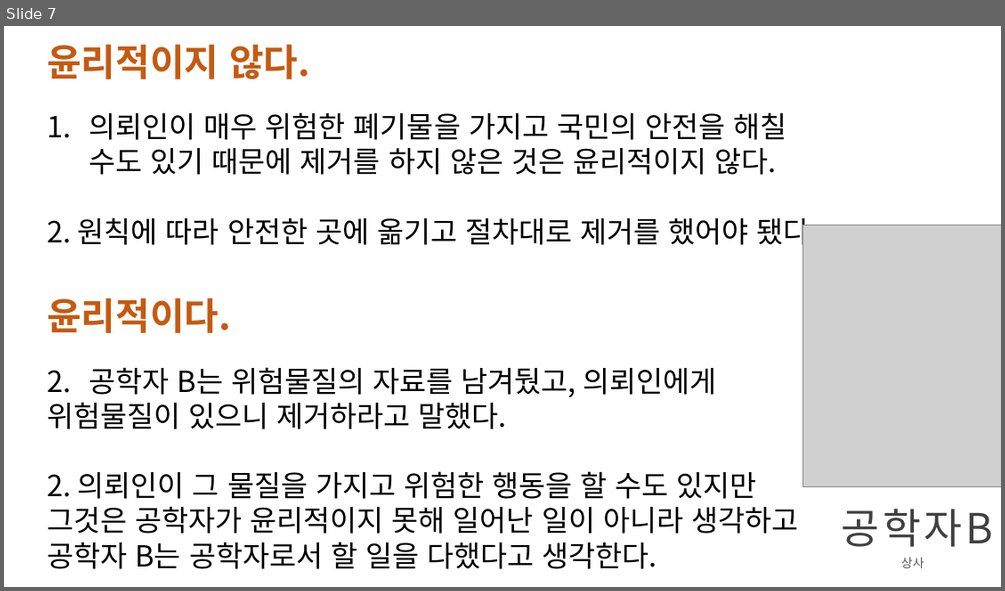
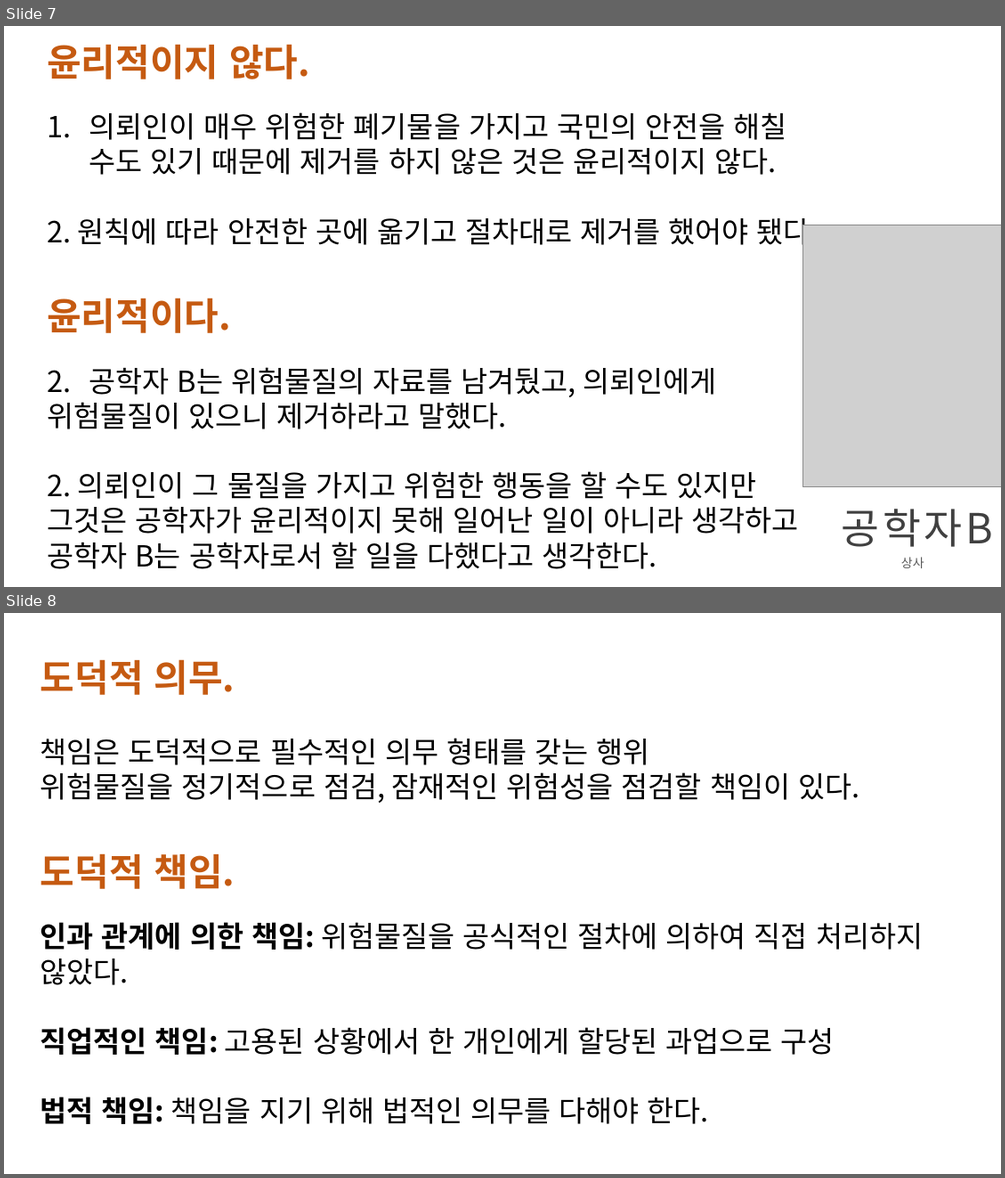
Before and after one commit to kmu-cs-rascar-2018/class-04-WooJeongHeon, a slide deck: 3차과제_1조(이겼조)_[사례8]공학자의 윤리적 의무_20181640안세홍, 20181644우정헌.pptx. Shown one above the other, each under a label of ours: slide 7 before the commit, slides 7 and 8 after it. The pictures are 1005x591 and 1005x1178 pixels, drawn with LibreOffice and Linux fonts; fonts in the diff are those of the drawing; grey boxes stand for pictures. Boxes give left, top, right and bottom in pixels: in the first picture for what was removed or moved away, otherwise in the second. Text is boxed around its words. In the diff, an @@ line names an element or a change of style, - is before the commit and + after.

```diff
--- a/3차과제_1조(이겼조)_[사례8]공학자의 윤리적 의무_20181640안세홍, 20181644우정헌.pptx
+++ b/3차과제_1조(이겼조)_[사례8]공학자의 윤리적 의무_20181640안세홍, 20181644우정헌.pptx
@@ slide 8 added at [4,613,1001,1174], background #FFFFFF @@
@@ text added at [40,659,922,1124], 28 pt, text #000000 @@
+도덕적 의무.
+책임은 도덕적으로 필수적인 의무 형태를 갖는 행위
+위험물질을 정기적으로 점검, 잠재적인 위험성을 점검할 책임이 있다.
+도덕적 책임.
+인과 관계에 의한 책임: 위험물질을 공식적인 절차에 의하여 직접 처리하지 않았다.
+직업적인 책임: 고용된 상황에서 한 개인에게 할당된 과업으로 구성
+법적 책임: 책임을 지기 위해 법적인 의무를 다해야 한다.
```
Also in this commit, not shown: 1 other slide added.
